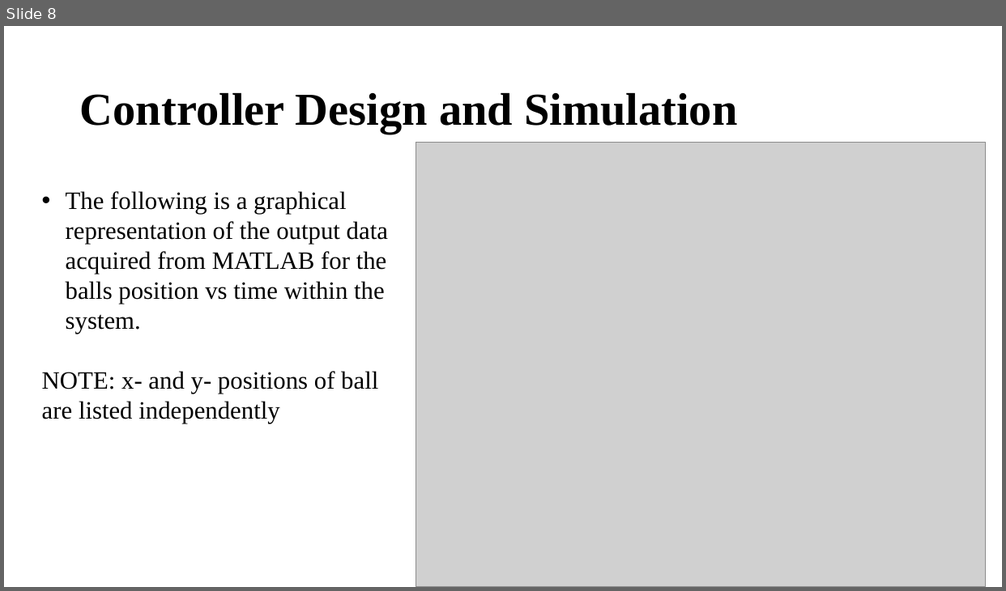
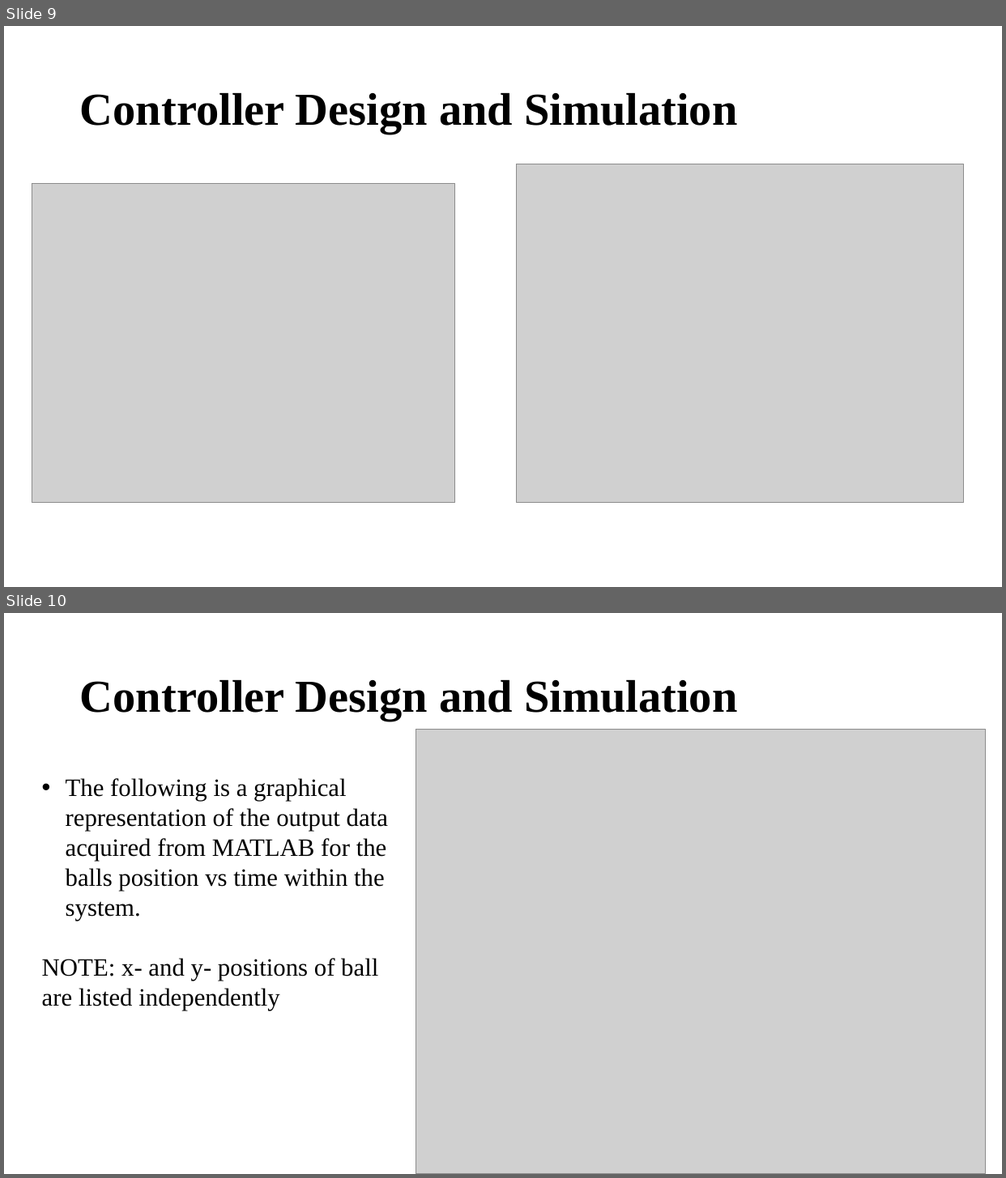
Before and after one commit to RBrewerChico/Ball-On-Plate, a slide deck: Ball On Plate Presentation.pptx. Shown one above the other, each under a label of ours: slide 8 before the commit, slides 9 and 10 after it. The pictures are 1006x591 and 1006x1178 pixels, drawn with LibreOffice and Linux fonts; fonts in the diff are those of the drawing; grey boxes stand for pictures. Boxes give left, top, right and bottom in pixels: in the first picture for what was removed or moved away, otherwise in the second. Text is boxed around its words. In the diff, an @@ line names an element or a change of style, - is before the commit and + after.

```diff
--- a/Ball On Plate Presentation.pptx
+++ b/Ball On Plate Presentation.pptx
@@ slide 9 added at (x1=4, y1=26, x2=1002, y2=587), background #FFFFFF @@
@@ title added at (x1=80, y1=92, x2=737, y2=134), 44 pt, text #000000, bold @@
+Controller Design and Simulation
@@ picture added at (x1=517, y1=165, x2=965, y2=503) @@
@@ picture added at (x1=32, y1=183, x2=454, y2=502) @@
@@ what was slide 8 is now slide 10 @@
```
Also in this commit, not shown: 4 slides changed, 1 other slide added.
